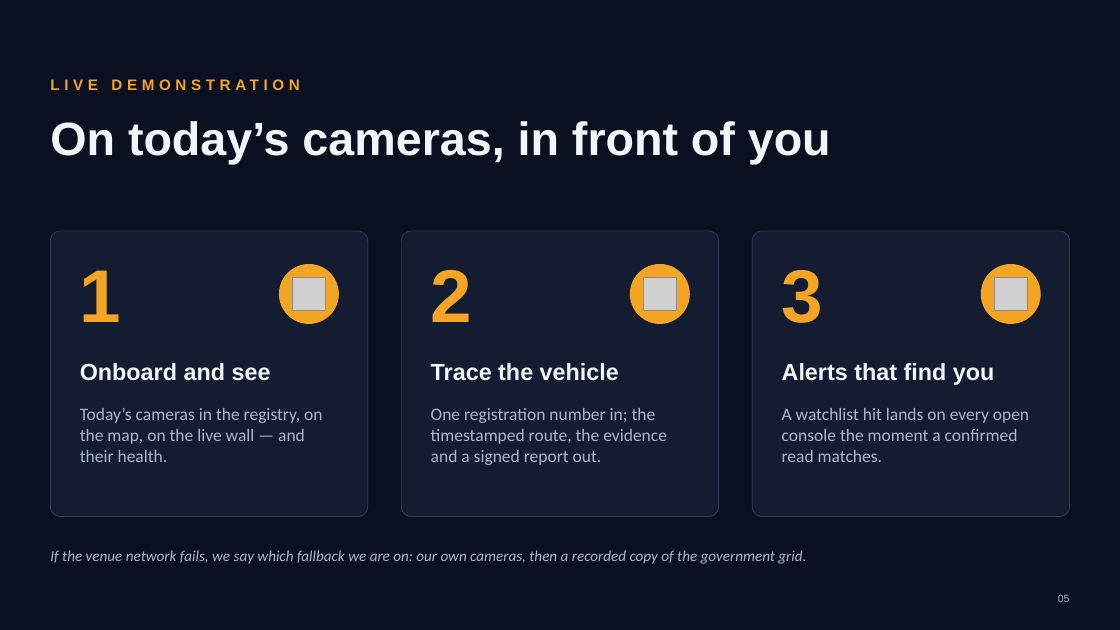
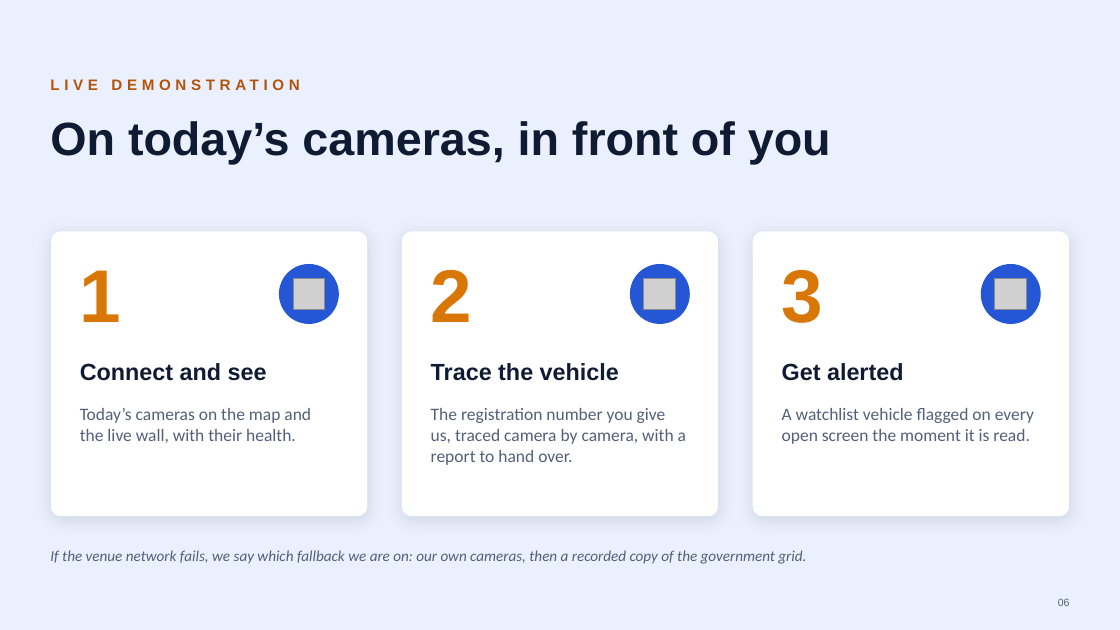
Before and after one commit to parthpatel643/sentinel-hackathon, a slide deck: slide 6 of docs/Sentinel-Finale-Pitch.pptx (slide 5 before the commit). Drawn at 1120x630 pixels with LibreOffice and Linux fonts; fonts in the diff are those of the drawing; grey boxes stand for pictures. Boxes give left, top, right and bottom in pixels: in the first picture for what was removed or moved away, otherwise in the second. Text is boxed around its words. In the diff, an @@ line names an element or a change of style, - is before the commit and + after.

```diff
--- a/docs/Sentinel-Finale-Pitch.pptx
+++ b/docs/Sentinel-Finale-Pitch.pptx
@@ background #0A1020 to #EAF0FD @@
@@ text "LIVE DEMONSTRATION" at (50, 76, 1070, 105): text colour #F5A524 to #B45309 @@
@@ text "On today’s cameras, in front ..." at (50, 121, 831, 165): text colour #F2F5FA to #0F1B33 @@
@@ fill #131C30 to #FFFFFF; outline #2C3A5C 0.75 pt to #DDE3EE 0.75 pt; shadow on in 3 elements at (50, 231, 368, 517), (402, 231, 719, 517), (753, 231, 1070, 517) @@
@@ text colour #F5A524 to #D97706 in 3 elements at (80, 270, 122, 322), (431, 270, 473, 322), (782, 270, 824, 323) @@
@@ fill #F5A524 to #2456D6; outline #F5A524 1 pt to #2456D6 1 pt in 3 elements at (280, 265, 339, 323), (631, 265, 690, 323), (981, 265, 1040, 323) @@
@@ text "Trace the vehicle" at (431, 363, 619, 381): text colour #F2F5FA to #0F1B33 @@
@@ text at (80, 363, 267, 381): text changed; text colour #F2F5FA to #0F1B33 @@
-Onboard and see
+Connect and see
@@ text at (782, 363, 904, 381): text changed; text colour #F2F5FA to #0F1B33 @@
-Alerts that find you
+Get alerted
@@ text at (80, 408, 311, 443): text changed; text colour #A9B6CB to #536079 @@
-Today’s cameras in the registry, on the map, on the live wall — and their health.
+Today’s cameras on the map and the live wall, with their health.
@@ text at (431, 408, 686, 465): text changed; text colour #A9B6CB to #536079 @@
-One registration number in; the timestamped route, the evidence and a signed report out.
+The registration number you give us, traced camera by camera, with a report to hand over.
@@ text at (782, 408, 1034, 444): text changed; text colour #A9B6CB to #536079 @@
-A watchlist hit lands on every open console the moment a confirmed read matches.
+A watchlist vehicle flagged on every open screen the moment it is read.
@@ text "If the venue network fails, ..." at (50, 550, 806, 564): text colour #A9B6CB to #536079 @@
@@ text "06" at (1058, 599, 1070, 606): vertical alignment top to middle @@
@@ text at (1058, 599, 1070, 606): text changed; text colour #A9B6CB to #536079 @@
-05
+06
```
Also in this commit, not shown: 10 other slides changed, 7 slides added, 6 slides removed, 16 other files.
